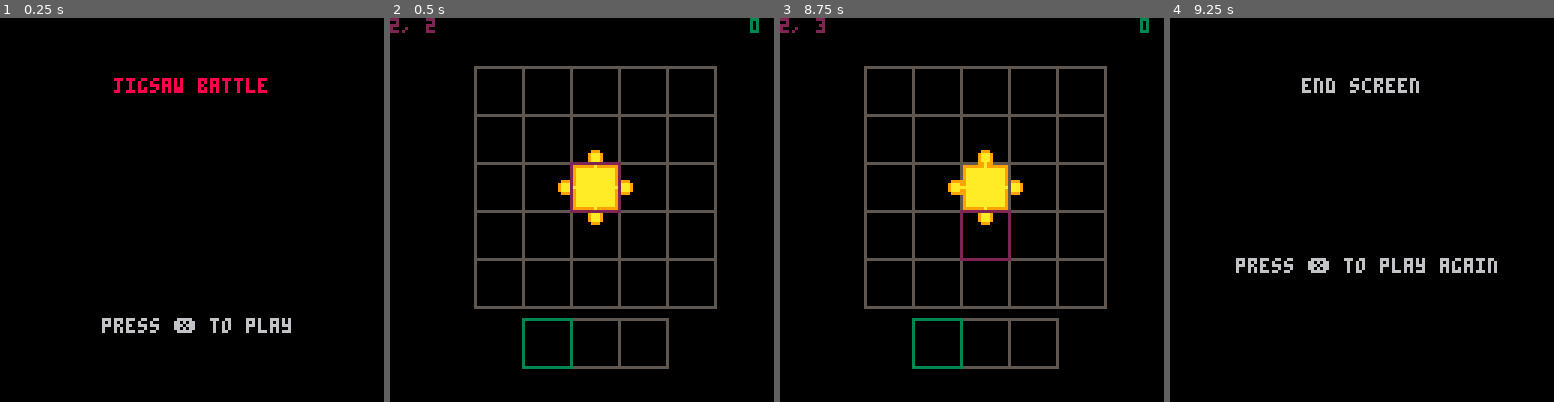
Above: before the commit, frames 1-4 (left to right).
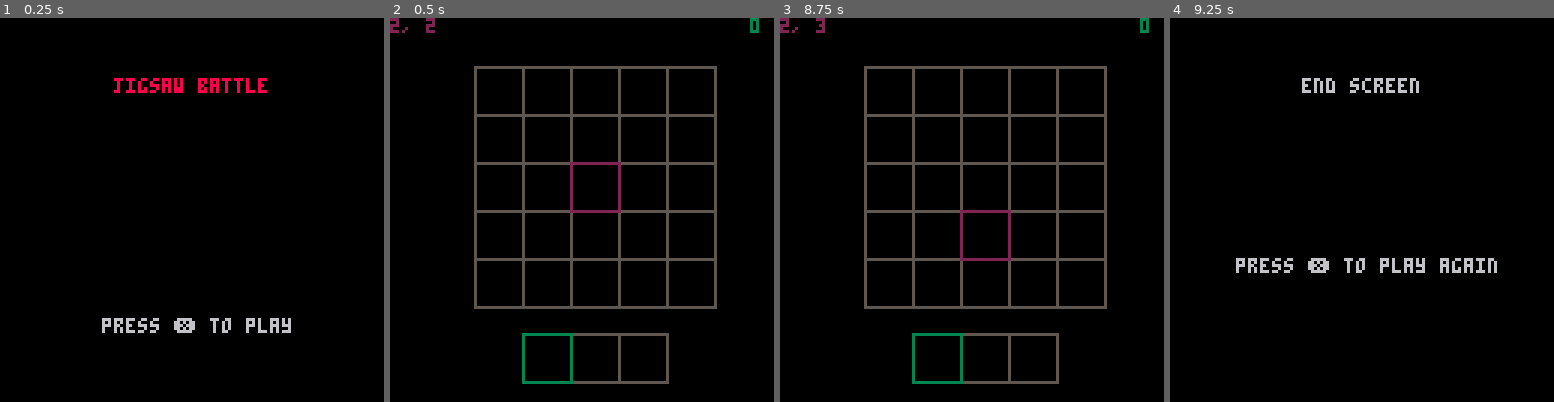
Above: after the commit, the same moments.

Repository: FelixEder/jigsaw-battle
Game: PICO-8 cartridge jigsaw-battle.p8
Two runs of this game, one before a commit and one after it. Both use one fixed random seed, a clock stepped at 60 frames per second and the inputs below.
Inputs:
- Up to frame 1 (0.25 s): no input
- Up to frame 2 (0.5 s): tap X (X key) at 0.33 s
- Up to frame 3 (8.75 s): tap O (Z key) at 0.7, 1.7, 2.1, 2.5, 2.9, 3.3, 3.7, 4.1, 4.5, 4.9, 5.3, 5.7, 6.1, 6.5, 6.9, 7.3, 7.7, 8.1, 8.5 s; tap X (X key) at 1.07, 1.85, 2.97, 4.08, 5.2, 6.32, 7.43, 8.55 s; hold Right 1.6-2.1 s; hold Up 2.15-2.42 s; hold Right 2.47-3.03 s; hold Left 3.08-3.58 s; hold Down 3.63-3.97 s; hold Right 4.02-4.68 s; hold Up 4.73-5.03 s; hold Left 5.08-5.68 s; hold Down 5.73-6.03 s; hold Right 6.08-6.58 s; hold Right 6.63-7.13 s; hold Up 7.18-7.45 s; hold Right 7.5-8.07 s; hold Left 8.12-8.62 s; hold Down from 8.67 s (still down)
- Up to frame 4 (9.25 s): tap O (Z key) at 8.9 s; release Down at 9 s; hold Right from 9.05 s (still down)

Frame 1 is identical in both runs. In frame 2, 3.2% of the frame differs, in the area x 34-73%, y 34-96%; in frame 3, 3.2%; in frame 4, nothing differs.

Commit message:
Move down selection row

Diff:
--- a/jigsaw-battle.p8
+++ b/jigsaw-battle.p8
@@ -33,20 +33,11 @@
 -- 1 = knob
 function create_random_jigsaw()
 	return {
-		top = 1,
-		left = 0,
+		top = -1,
+		left = 1,
 		right = -1,
-		bottom = 1,
+		bottom = 1
 		}
-end
-
-function create_start_piece()
-	return {
-		top = 1,
-		left = 1,
-		right = 1,
-		bottom = 1,
-	}
 end
 
 function render_jigsaw_at(jigsaw, x, y)
@@ -109,7 +100,6 @@
 			grid[y][x] = nil
 		end
 	end
-	grid[2][2] = create_start_piece()
 end
 
 function draw_grid()
@@ -120,7 +110,8 @@
 			rect(sx, sy, sx+cell_size, sy+cell_size, 5)
 
 			if (grid[y][x] != nil) then
-				render_jigsaw_at(grid[y][x], x, y)
+				local jigsaw = create_random_jigsaw()
+				render_jigsaw_at(jigsaw, x, y)
 			end
 		end
 	end
@@ -136,46 +127,33 @@
 	 return false
 	end
 
-	local socket_in_knob = false
-
 	if y > 0 and grid[y-1][x] then
+		--todo check top neighbor
 		local top = grid[y-1][x]
-		if (top.bottom + piece.top > 1) then
+		if (false) then
 			return false
-		elseif (top.bottom != piece.top and top.bottom + piece.top == 0) then
-			socket_in_knob = true
 		end
 	end
 
 	if y < grid_heigth-1 and grid[y+1][x] then
-		local bottom = grid[y+1][x]
-		if (bottom.top + piece.bottom > 1) then
+		--todo check bottom neighbor
+		if (false) then
 			return false
-		elseif (bottom.top != piece.bottom and bottom.top + piece.bottom == 0) then
-	        socket_in_knob = true
 		end
 	end
 
 	if x > 0 and grid[y][x-1] then
-		local left = grid[y][x-1]
-		if (left.right + piece.left > 1) then
+		--todo check left neighbor
+		if (false) then
 			return false
-    	elseif (left.right != piece.left and left.right + piece.left == 0) then
-        	socket_in_knob = true
-    	end
+		end
 	end
 
 	if x < grid_width-1 and grid[y][x+1] then
-		local right = grid[y][x+1]
-		if (right.left + piece.right > 1) then
+		--todo check right neighbor
+		if (false) then
 			return false
-		elseif (right.left != piece.right and right.left + piece.right == 0) then
-        	socket_in_knob = true
-    	end
-	end
-
-	if (not socket_in_knob) then
-		return false
+		end
 	end
 
 	grid[y][x] = piece
@@ -259,7 +237,7 @@
 	draw_grid()
 	draw_row()
 	rect(28 + grid_cursor.x * 16, 16 + grid_cursor.y * 16, 44 + grid_cursor.x * 16, 32 + grid_cursor.y * 16, 2)
-	rect(44 + selection_cursor * 16, 100, 60 + selection_cursor * 16, 116, 3)
+	rect(44 + selection_cursor * 16, 105, 60 + selection_cursor * 16, 121, 3)
 
 	print(tostring(grid_cursor.x) .. ", " ..  tostring(grid_cursor.y), 0, 0, 2)
 	print(tostring(selection_cursor), 120, 0, 3)
@@ -303,7 +281,7 @@
 function draw_row()
 	for x=0,row_w-1 do
 		local sx = 44 + x*cell_size
-		local sy = 100
+		local sy = 105
 		rect(sx, sy, sx + cell_size,sy+cell_size,5)
 		--render_jigsaw_at(jigsaw, x, 3)
 	end
